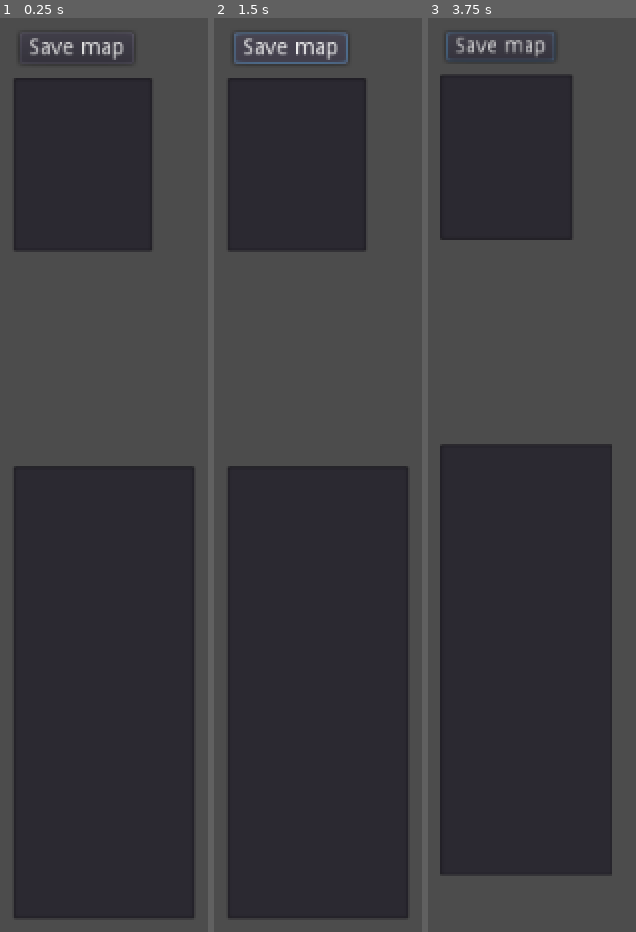
Above: before the commit, frames 1-3 (left to right).
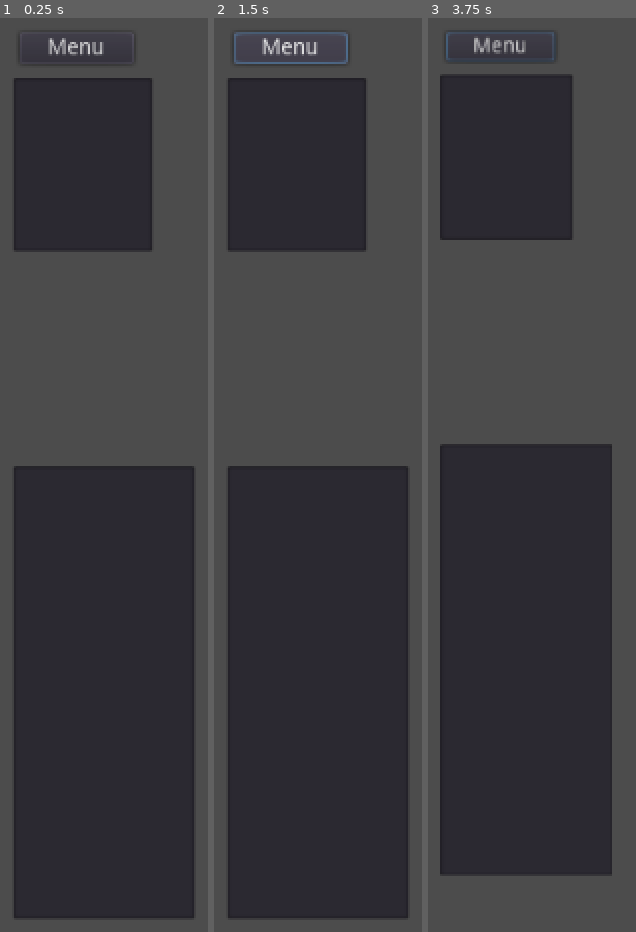
Above: after the commit, the same moments.

Repository: Lerrrtaste/project-minigolf-2
Game: Godot game, scene res://rooms/editor/Editor.tscn
Same seed, same stepped clock (60 frames per second), same inputs: the game is played once before the commit and once after it. This scene is started directly instead of the project's main scene.
Inputs (mouse positions are in pixels of both pictures, inside the frame that each line leads up to):
- Up to frame 1 (0.25 s): no input
- Up to frame 2 (1.5 s): click (290, 45) at 0.5 s, where only the run before the commit has a clickable "Save map"; click (290, 45) at 1.25 s, where only the run after the commit has a clickable "Menu"
- Up to frame 3 (3.75 s): move the mouse to (outside the picture) at 2.02 s; hold Right mouse button (camera_move) 2.03-2.75 s; click (outside the picture) at 2.17 s; drag from (outside the picture) to (outside the picture) at 2.77 s; move the mouse to (outside the picture) at 3.52 s; hold Mouse wheel down (camera_zoom_out) from 3.53 s (still down); click (outside the picture) at 3.67 s

The runs differ from the first frame. In frame 1, 0.5% of the frame differs, in the area x 14-60%, y 2-5%; in frame 2, 0.5%; in frame 3, 0.4%.
Error before the commit: Attempt to call function 'get_nakama_rest_client' in base 'null instance' on a null instance. (res://rooms/editor/editor.gd:70)
Error after the commit: Attempt to call function 'get_nakama_rest_client' in base 'null instance' on a null instance. (res://rooms/editor/editor.gd:73)

Commit message:
Added editor menu; Worked on general editor workflow

Diff:
--- a/godotproject/map/map_container.gd
+++ b/godotproject/map/map_container.gd
@@ -59,10 +59,12 @@
 
 func mapdata_load(mapdata_load:Dictionary)->void:
 	if !mapdata_load.has_all(mapdata_keys):
-		game.show_error(-1,"Mapdata incomplete! Keys:\n%s"%String(mapdata_load.keys()))
+		game.show_error(-1,"Mapdata incomplete!\n\nKeys:\n%s"%String(mapdata_load.keys()))
+		game.game_state_change_to(game.GameStates.EDITORMENU)
 		return
 	if mapdata_load["game_version"] != game.GAME_VERSION:
-		game.show_error(-1,"Mapdata version incompatible! Map's version: %s\nRunning version: %s"%[mapdata_load["game_version"],game.GAME_VERSION])
+		game.show_error(-1,"Mapdata version incompatible!\nMap's version: %s\nRunning version: %s"%[mapdata_load["game_version"],game.GAME_VERSION])
+		game.game_state_change_to(game.GameStates.EDITORMENU)
 		return
 
 	mapdata = mapdata_load
--- a/godotproject/rooms/editor/Editor.tscn
+++ b/godotproject/rooms/editor/Editor.tscn
@@ -31,16 +31,15 @@
 margin_right = 104.0
 margin_bottom = 152.0
 
-[node name="BtnSave" type="Button" parent="MapCam"]
+[node name="BtnMenu" type="Button" parent="MapCam"]
 margin_left = 18.8622
 margin_top = 12.0033
 margin_right = 91.8622
 margin_bottom = 32.0033
-text = "Save map"
+text = "Menu"
 
 [node name="PopSaveDialogue" type="PopupPanel" parent="MapCam"]
 editor/display_folded = true
-visible = true
 margin_left = 257.0
 margin_top = 94.0
 margin_right = 520.0
@@ -48,6 +47,7 @@
 popup_exclusive = true
 
 [node name="VBoxContainer" type="VBoxContainer" parent="MapCam/PopSaveDialogue"]
+editor/display_folded = true
 anchor_right = 1.0
 anchor_bottom = 1.0
 margin_left = 4.0
@@ -57,22 +57,41 @@
 alignment = 1
 
 [node name="LblSave" type="Label" parent="MapCam/PopSaveDialogue/VBoxContainer"]
-margin_top = 52.0
+margin_top = 28.0
+margin_right = 255.0
+margin_bottom = 42.0
+text = "You have the choice:"
+
+[node name="BtnSave" type="Button" parent="MapCam/PopSaveDialogue/VBoxContainer"]
+margin_top = 46.0
 margin_right = 255.0
 margin_bottom = 66.0
-text = "Save this map and override old version?"
+text = "Save this map"
 
-[node name="BtnSaveConfirm" type="Button" parent="MapCam/PopSaveDialogue/VBoxContainer"]
+[node name="BtnSaveLeave" type="Button" parent="MapCam/PopSaveDialogue/VBoxContainer"]
 margin_top = 70.0
 margin_right = 255.0
 margin_bottom = 90.0
-text = "Confirm"
+text = "Save & Leave"
 
-[node name="BtnCancel" type="Button" parent="MapCam/PopSaveDialogue/VBoxContainer"]
+[node name="BtnLeave" type="Button" parent="MapCam/PopSaveDialogue/VBoxContainer"]
 margin_top = 94.0
 margin_right = 255.0
 margin_bottom = 114.0
+text = "Just leave (Discarding changes!!!)"
+
+[node name="BtnCancel" type="Button" parent="MapCam/PopSaveDialogue/VBoxContainer"]
+margin_top = 118.0
+margin_right = 255.0
+margin_bottom = 138.0
 text = "Keep editing"
+
+[node name="PopLeave" type="ConfirmationDialog" parent="MapCam"]
+margin_right = 200.0
+margin_bottom = 70.0
+popup_exclusive = true
+window_title = "Leave without saving?"
+dialog_text = "All changes will be lost and this is irreversable!"
 
 [node name="LineToolPreview" type="Line2D" parent="."]
 width = 5.0
--- a/godotproject/rooms/editor/editor.gd
+++ b/godotproject/rooms/editor/editor.gd
@@ -26,8 +26,11 @@
 onready var line_tool_area = $LineToolArea
 onready var line_tool_area_shape = $LineToolArea/LineToolAreaShape
 onready var pop_save_dialgue = $MapCam/PopSaveDialogue
-onready var btn_save = $MapCam/BtnSave
-onready var btn_save_confirm = $MapCam/PopSaveDialogue/VBoxContainer/BtnSaveConfirm
+onready var pop_leave = $MapCam/PopLeave
+onready var btn_menu = $MapCam/BtnMenu
+onready var btn_save = $MapCam/PopSaveDialogue/VBoxContainer/BtnSave
+onready var btn_save_leave = $MapCam/PopSaveDialogue/VBoxContainer/BtnSaveLeave
+onready var btn_leave = $MapCam/PopSaveDialogue/VBoxContainer/BtnLeave
 onready var btn_cancel = $MapCam/PopSaveDialogue/VBoxContainer/BtnCancel
 
 const tiledata_script = preload("res://map/tiledata/tile_metadata.gd")
@@ -73,9 +76,12 @@
 	lst_tiles.connect("item_selected",self,"_on_LstTiles_item_selected")
 	lst_tiles.connect("nothing_selected",self,"_on_LstTiles_nothing_selected")
 	lst_tools.connect("item_selected",self,"_on_LstTools_item_selected")
+	btn_menu.connect("pressed",self,"_on_BtnMenu_pressed")
+	btn_cancel.connect("pressed",self,"_on_BtnCancel_pressed")
 	btn_save.connect("pressed",self,"_on_BtnSave_pressed")
-	btn_cancel.connect("pressed",self,"_on_BtnCancel_pressed")
-	btn_save_confirm.connect("pressed",self,"_on_BtnSaveConfirm_pressed")
+	btn_save_leave.connect("pressed",self,"_on_BtnSaveLeave_pressed")
+	btn_leave.connect("pressed",self,"_on_BtnLeave_pressed")
+	pop_leave.connect("confirmed",self,"_on_PopLeave_confirmed")
 
 	tiledata = tiledata_script.new()
 	map.editor_set_editing_mode()
@@ -149,10 +155,7 @@
 		return
 	print(line_tool_area.get_overlapping_areas())
 
-func _on_BtnSave_pressed()->void:
-	pop_save_dialgue.popup_centered()
-
-func _on_BtnSaveConfirm_pressed()->void:
+func _save()->bool:
 	var export_mapdata:String = map.mapdata_export()
 	if export_mapdata == "": #mapdata couldnt be exported, map displayed the error
 		return
@@ -162,8 +165,24 @@
 					}
 	var promise = nk.write_storage_objects([save_obj])
 	yield(promise,"completed")
-	if game.check_promise(promise):
+	return game.check_promise(promise)
+
+func _on_BtnMenu_pressed()->void:
+	pop_save_dialgue.popup_centered()
+
+func _on_BtnSave_pressed()->void:
+	_save()
+	pop_save_dialgue.hide()
+
+func _on_BtnSaveLeave_pressed()->void:
+	if _save():
 		game.game_state_change_to(game.GameStates.EDITORMENU)
+
+func _on_BtnLeave_pressed()->void:
+	pop_leave.popup_centered()
+
+func _on_PopLeave_confirmed()->void:
+	game.game_state_change_to(game.GameStates.EDITORMENU)
 
 func _on_BtnCancel_pressed()->void:
 	pop_save_dialgue.hide()
--- a/godotproject/rooms/editormenu/EditorMenu.tscn
+++ b/godotproject/rooms/editormenu/EditorMenu.tscn
@@ -159,7 +159,6 @@
 text = "Create new Map"
 
 [node name="PopDeletion" type="ConfirmationDialog" parent="."]
-visible = true
 margin_right = 200.0
 margin_bottom = 70.0
 popup_exclusive = true
